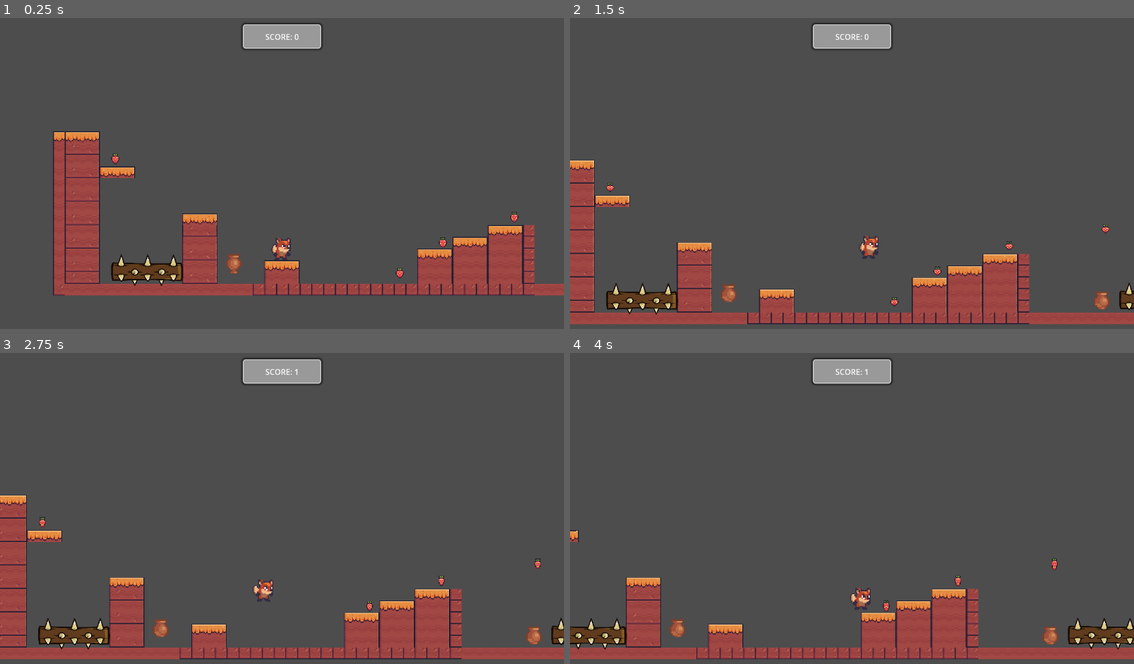
Above: before the commit, frames 1-4 (two rows, left to right).
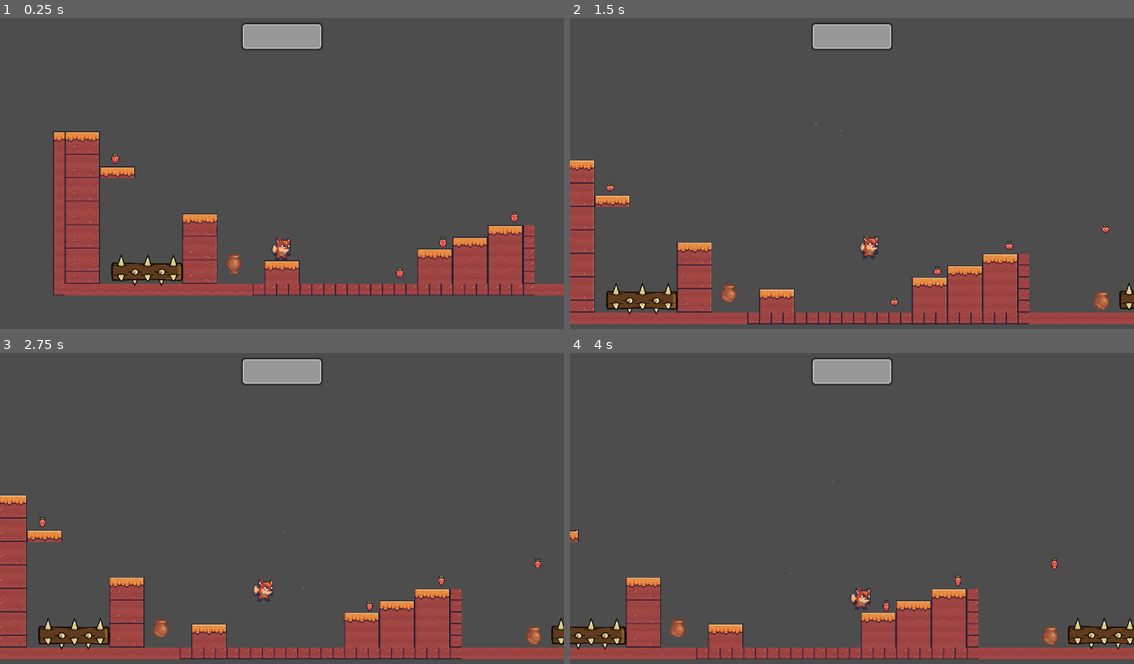
Above: after the commit, the same moments.

Repository: sofiazaleskikh/theGame
Game: Godot game, scene res://scenes/main.tscn
The game is run twice, just before and just after one commit, with the same random seed, the same clock (stepped at 60 frames per second) and the same inputs.
Inputs:
- Up to frame 1 (0.25 s): no input
- Up to frame 2 (1.5 s): tap Enter (ui_accept) at 0.5, 0.6, 0.77, 1.07, 1.35 s; hold Right (right) from 0.53 s (still down)
- Up to frame 3 (2.75 s): tap Enter (ui_accept) at 1.52, 1.82, 2.1 s; release Right (right) at 2.03 s; hold Left (left ) from 2.03 s (still down)
- Up to frame 4 (4 s): release Left (left ) at 2.78 s; hold Right (right) from 2.78 s (still down); tap Enter (ui_accept) at 2.85, 3.02, 3.32, 3.6, 3.77 s

The runs differ from the first frame. In frame 1, less than 0.1% of the frame differs, in the area x 47-53%, y 5-8%; in frame 2, less than 0.1%, in the area x 34-53%, y 5-60%; in frame 3, less than 0.1%; in frame 4, less than 0.1%.

Commit message:
Visual Feedback implemented

Diff:
--- /dev/null
+++ b/the-game/scenes/camera_2d.gd
@@ -0,0 +1,15 @@
+extends Camera2D
+
+var shake_intensity : float = 0.0
+var shake_decay : float = 5.0
+
+func _process(delta: float) -> void:
+	if shake_intensity > 0:
+		# Die Kamera wackelt leicht im Pixelbereich herum
+		offset = Vector2(randf_range(-shake_intensity, shake_intensity), randf_range(-shake_intensity, shake_intensity))
+		shake_intensity = move_toward(shake_intensity, 0.0, shake_decay * delta)
+	else:
+		offset = Vector2.ZERO
+
+func apply_shake(intensity: float):
+	shake_intensity = intensity
--- a/the-game/scenes/level.tscn
+++ b/the-game/scenes/level.tscn
@@ -301,6 +301,9 @@
 
 [sub_resource type="WorldBoundaryShape2D" id="WorldBoundaryShape2D_2r41h"]
 
+[sub_resource type="RectangleShape2D" id="RectangleShape2D_2r41h"]
+size = Vector2(129.33334, 18.000004)
+
 [node name="Level" type="Node2D" unique_id=477467920]
 scale = Vector2(3, 3)
 script = ExtResource("1_oi3di")
@@ -347,3 +350,35 @@
 
 [node name="CollisionShape2D" type="CollisionShape2D" parent="Killzone" unique_id=410730886]
 shape = SubResource("WorldBoundaryShape2D_2r41h")
+
+[node name="Goal" type="Area2D" parent="." unique_id=606237043]
+
+[node name="CollisionShape2D" type="CollisionShape2D" parent="Goal" unique_id=1962099637]
+position = Vector2(136.66667, -11)
+shape = SubResource("RectangleShape2D_2r41h")
+
+[node name="CanvasLayer" type="CanvasLayer" parent="Goal" unique_id=1012167292]
+
+[node name="Label" type="Label" parent="Goal/CanvasLayer" unique_id=1228304960]
+offset_left = 343.0
+offset_top = 39.0
+offset_right = 488.0
+offset_bottom = 62.0
+text = "Level completed!!!!"
+
+[node name="Label" type="Label" parent="." unique_id=2008791629]
+visible = false
+anchors_preset = 8
+anchor_left = 0.5
+anchor_top = 0.5
+anchor_right = 0.5
+anchor_bottom = 0.5
+offset_left = -34.5
+offset_top = -11.5
+offset_right = 34.5
+offset_bottom = 11.5
+grow_horizontal = 2
+grow_vertical = 2
+text = "SCORE: 0"
+
+[connection signal="body_entered" from="Goal" to="." method="_on_goal_body_entered"]
--- a/the-game/scenes/main.tscn
+++ b/the-game/scenes/main.tscn
@@ -4,6 +4,7 @@
 [ext_resource type="Script" uid="uid://c5eh7cexyqbai" path="res://scripts/player.gd" id="2_jyhfs"]
 [ext_resource type="Texture2D" uid="uid://cvw4bo7070xc5" path="res://assets/sprites/Spritesheet.png" id="3_jyhfs"]
 [ext_resource type="PackedScene" uid="uid://clxbbl1d14xs0" path="res://scenes/level.tscn" id="3_tbgi4"]
+[ext_resource type="Script" uid="uid://f3qwy72mdx6r" path="res://scenes/camera_2d.gd" id="4_tbgi4"]
 
 [sub_resource type="AtlasTexture" id="AtlasTexture_tbgi4"]
 atlas = ExtResource("3_jyhfs")
@@ -82,6 +83,9 @@
 limit_bottom = 700
 limit_smoothed = true
 position_smoothing_enabled = true
+script = ExtResource("4_tbgi4")
+
+[node name="DustParticles" type="CPUParticles2D" parent="Player" unique_id=510047796]
 
 [node name="Level" parent="." unique_id=477467920 instance=ExtResource("3_tbgi4")]
 
@@ -99,6 +103,7 @@
 theme_override_styles/panel = SubResource("StyleBoxFlat_1bvp3")
 
 [node name="Label" type="Label" parent="HUD/ScorePanel" unique_id=32514430]
+visible = false
 layout_mode = 1
 anchors_preset = 8
 anchor_left = 0.5
--- a/the-game/scripts/jump_pad.gd
+++ b/the-game/scripts/jump_pad.gd
@@ -5,4 +5,6 @@
 func _on_body_entered(body: Node2D) -> void:
 	if "velocity" in body:
 		body.velocity.y = boost_force
+		if $AnimatedSprite2D.sprite_frames.has_animation("bounce"):
+			$AnimatedSprite2D.play("bounce") # Feedback
 		print("Woosh! Super Jump!")
--- a/the-game/scripts/level.gd
+++ b/the-game/scripts/level.gd
@@ -1,11 +1,54 @@
 extends Node2D
 
+# Hier speichern wir, wie viele Erdbeeren es insgesamt gibt
+var total_strawberries : int = 0
+var score : int = 0
 
 # Called when the node enters the scene tree for the first time.
 func _ready() -> void:
-	pass # Replace with function body.
+	$Goal/CanvasLayer/Label.visible = false
+	# Automatisch zählen, wie viele Erdbeeren im Ordner liegen
+	total_strawberries = $Strawberries.get_child_count()
+	print("Erdbeeren im Level: ", total_strawberries)
 
+	# Das "collected"-Signal von JEDER Erdbeere verbinden
+	for strawberry in $Strawberries.get_children():
+		strawberry.collected.connect(_on_strawberry_collected)
+
+# Wird aufgerufen, JEDES MAL wenn eine Erdbeere eingesammelt wird
+func _on_strawberry_collected() -> void:
+	# Erdbeeren-Zähler verringern
+	total_strawberries -= 1
+
+	# Punkte erhöhen (100 Punkte pro Erdbeere)
+	score += 100
+	update_score_display()
+
+	print("Verbleibende Erdbeeren: ", total_strawberries)
+
+	# Wenn alle Erdbeeren weg sind, kommt das visuelle Feedback
+	if total_strawberries <= 0:
+		show_level_complete()
+
+# Aktualisiert die Punkteanzeige auf deinem UI
+func update_score_display() -> void:
+	# Wir prüfen, ob das übergeordnete Skript (main.gd) unsere Funktion hat
+	if get_parent() and get_parent().has_method("increase_score"):
+		# Wir rufen deine originale Funktion aus der main auf!
+		get_parent().increase_score()
+
+
+func show_level_complete() -> void:
+	# Feedback: Siegestext anzeigen (Pfad aus Grafik 2)
+	$Goal/CanvasLayer/Label.visible = true
+	# Feedback: Spiel verlangsamen für den "Sieg-Moment"
+	Engine.time_scale = 0.5
 
 # Called every frame. 'delta' is the elapsed time since the previous frame.
 func _process(delta: float) -> void:
 	pass
+func _on_goal_body_entered(body: Node2D) -> void:
+	if body.name == "Player":
+		print("Level Completed! Level-Sieg!")
+		$Goal/CanvasLayer/Label.visible = true
+		Engine.time_scale = 0.5 # Feedback
--- a/the-game/scripts/main.gd
+++ b/the-game/scripts/main.gd
@@ -17,6 +17,8 @@
 		for strawberry in strawberries.get_children():
 			strawberry.collected.connect(increase_score)
 
-func increase_score() -> void:
-	score += 1
-	label.text = "SCORE: %s" % score
+func increase_score(amount: int = 100) -> void:
+	score += amount
+	# Wir prüfen kurz, ob das Label wirklich existiert, bevor wir hineinschreiben
+	if label:
+		label.text = "SCORE: %s" % score
--- a/the-game/scripts/player.gd
+++ b/the-game/scripts/player.gd
@@ -13,6 +13,7 @@
 	# Handle jump.
 	if Input.is_action_just_pressed("ui_accept") and is_on_floor():
 		velocity.y = JUMP_VELOCITY
+		$DustParticles.emitting = true
 
 	# Get the input direction and handle the movement/deceleration.
 	# As good practice, you should replace UI actions with custom gameplay actions.
@@ -23,3 +24,14 @@
 		velocity.x = move_toward(velocity.x, 0, SPEED)
 
 	move_and_slide()
+
+func die() -> void:
+	print("BAM! Hit!")
+	# Access the Camera2D child directly from the Player node
+	$Camera2D.apply_shake(10.0)
+
+	# Wait for a split second (0.2 seconds) so Peter can actually see the screen shake!
+	await get_tree().create_timer(0.2).timeout
+
+	# Reset the level
+	get_tree().reload_current_scene()
--- a/the-game/scripts/spikes.gd
+++ b/the-game/scripts/spikes.gd
@@ -2,5 +2,4 @@
 
 func _on_body_entered(body: Node2D) -> void:
 	if body.name == "Player":
-		print("BAM! Hit!")
-		get_tree().reload_current_scene()
+		body.die()
--- a/the-game/scripts/strawberry.gd
+++ b/the-game/scripts/strawberry.gd
@@ -9,7 +9,14 @@
 	$CPUParticles2D.emitting = true # Booom! Start particle explosion
 	animated_sprite_2d.play("collected")
 	collected.emit()
+
+	# Optionales Sound-Feedback (müssen AudioStreamPlayer2D hinzufügen):
+	# $AudioStreamPlayer2D.play()
+
 	call_deferred("_disable_collision")
+	await get_tree().create_timer(0.5).timeout
+	queue_free()
+
 
 	# Wait a split second for the particles to finish blowing up before deleting the strawberry
 	await get_tree().create_timer(0.5).timeout
Not shown, added: the-game/scenes/camera_2d.gd.uid
